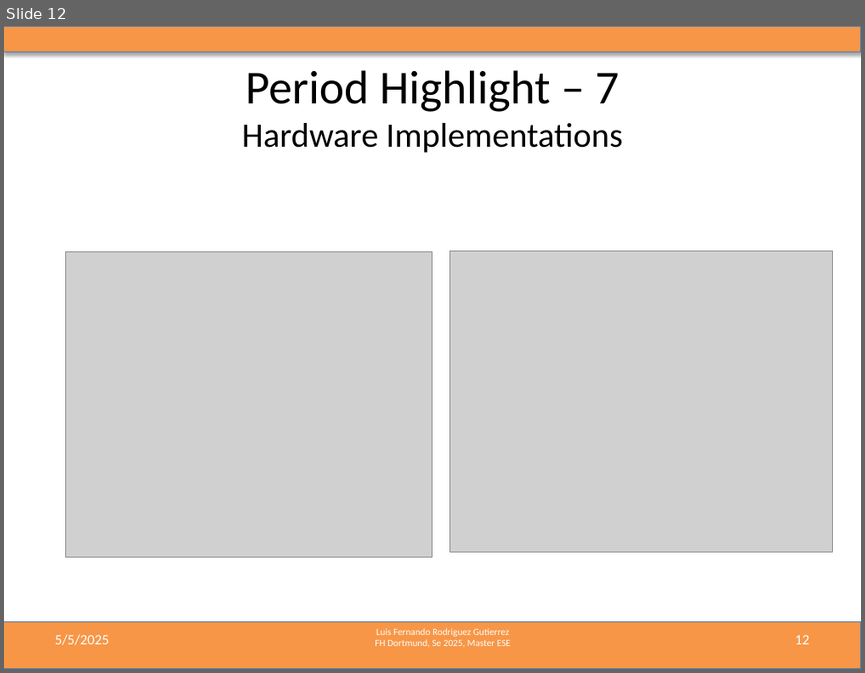
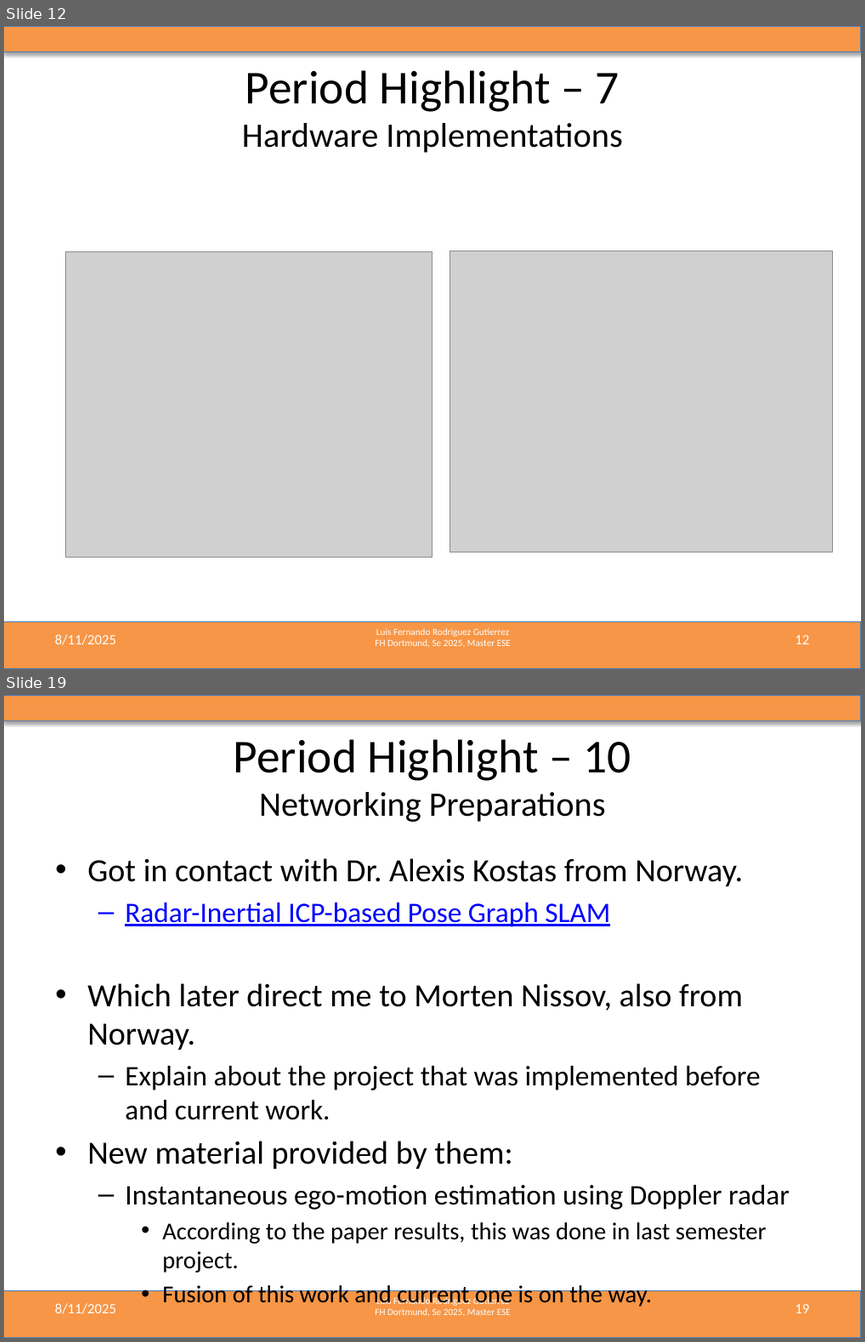
Before and after one commit to LF-RoGu/ResearchProject, a slide deck: 06_PresentationUpdates/Radar_ResearchProject.pptx. Shown one above the other, each under a label of ours: slide 12 before the commit, slides 12 and 19 after it; the slides between them are not shown. The pictures are 865x673 and 865x1342 pixels, drawn with LibreOffice and Linux fonts; fonts in the diff are those of the drawing; grey boxes stand for pictures. Boxes give left, top, right and bottom in pixels: in the first picture for what was removed or moved away, otherwise in the second. Text is boxed around its words. In the diff, an @@ line names an element or a change of style, - is before the commit and + after.

```diff
--- a/06_PresentationUpdates/Radar_ResearchProject.pptx
+++ b/06_PresentationUpdates/Radar_ResearchProject.pptx
@@ slide 19 added at (x1=4, y1=695, x2=861, y2=1338), background #FFFFFF; not listed: 3 template elements that a slide beside it also shows @@
@@ title added at (x1=234, y1=739, x2=630, y2=822), 28.8 pt, text #000000 @@
+Period Highlight – 10
+Networking Preparations
@@ text added at (x1=87, y1=858, x2=789, y2=1309), 23.8 pt, text #000000 @@
+• Got in contact with Dr. Alexis Kostas from Norway.
+  – Radar-Inertial ICP-based Pose Graph SLAM
+• Which later direct me to Morten Nissov, also from Norway.
+  – Explain about the project that was implemented before and current work.
+• New material provided by them:
+  – Instantaneous ego-motion estimation using Doppler radar
+    • According to the paper results, this was done in last semester project.
+    • Fusion of this work and current one is on the way.
@@ text added at (x1=55, y1=1303, x2=116, y2=1314), 12 pt, text #FFFFFF @@
+8/11/2025
@@ page number added at (x1=794, y1=1304, x2=809, y2=1313), 12 pt, text #FFFFFF @@
+19
@@ slide 12 changed as well @@
@@ text at (x1=55, y1=634, x2=116, y2=645): text changed @@
-5/5/2025
+8/11/2025
```
Also in this commit, not shown: 13 other slides changed, 14 other slides added.
